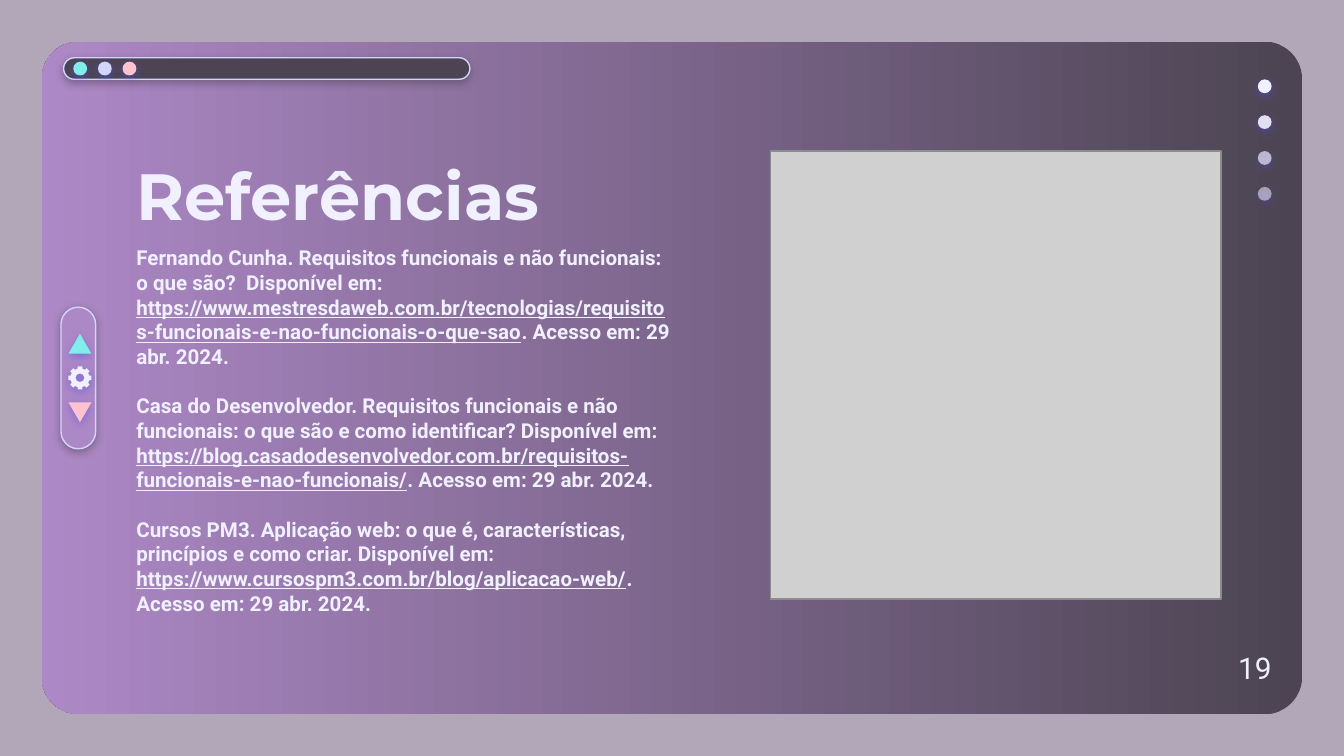
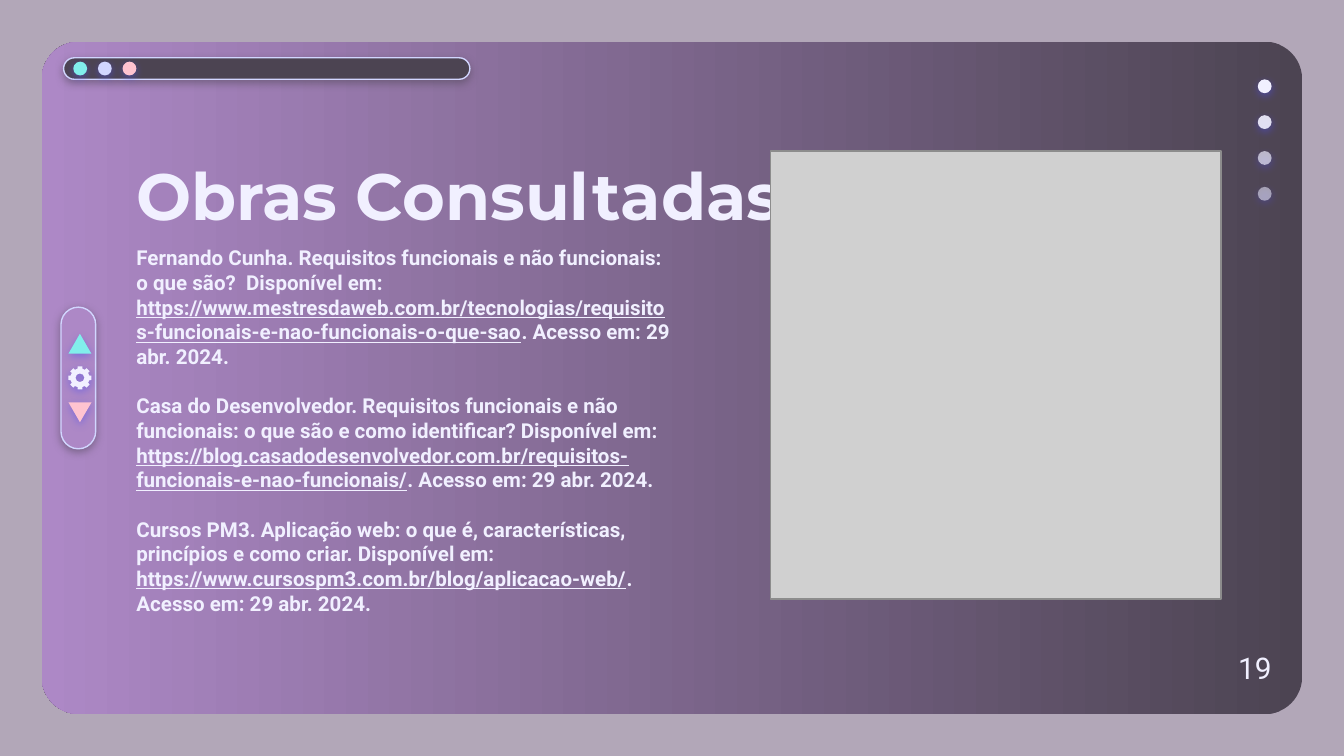
Before and after one commit to Localize-Jahu/Documentos, a slide deck: slide 19 of Apresentação/Localize Jahu - Apresentação.pptx. Drawn at 1344x756 pixels with LibreOffice and Linux fonts; fonts in the diff are those of the drawing; grey boxes stand for pictures. Boxes give left, top, right and bottom in pixels: in the first picture for what was removed or moved away, otherwise in the second. Text is boxed around its words. In the diff, an @@ line names an element or a change of style, - is before the commit and + after.

```diff
--- a/Apresentação/Localize Jahu - Apresentação.pptx
+++ b/Apresentação/Localize Jahu - Apresentação.pptx
@@ title at (136, 157, 782, 235): text changed @@
-Referências
+Obras Consultadas
```
Also in this commit, not shown: 1 other slide changed, 5 other files.
